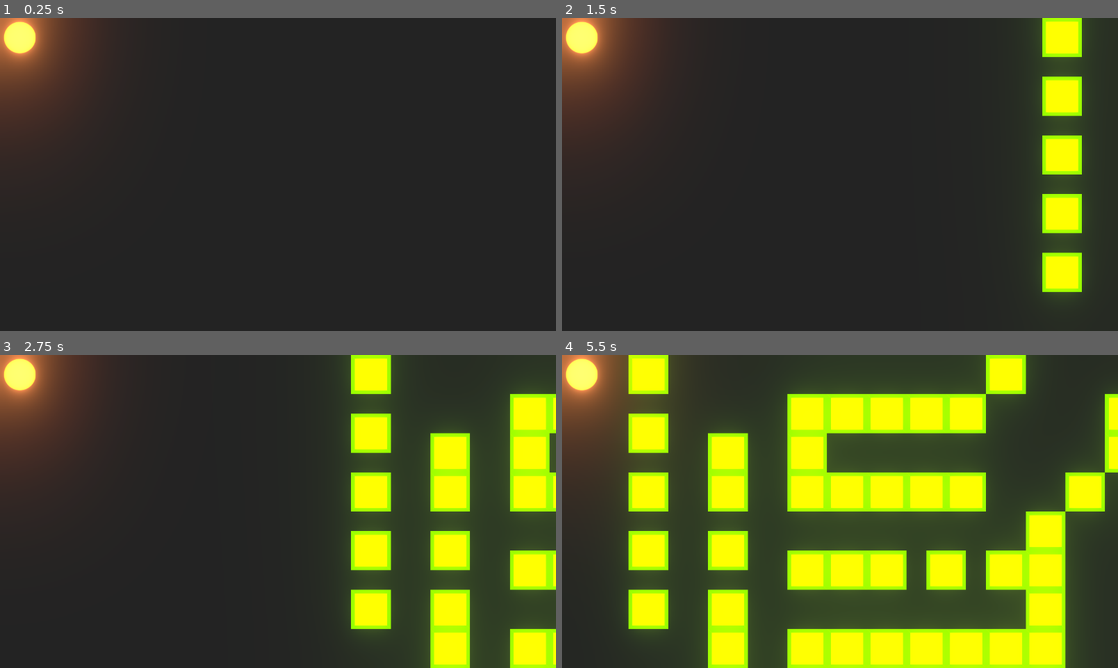
Above: before the commit, frames 1-4 (two rows, left to right).
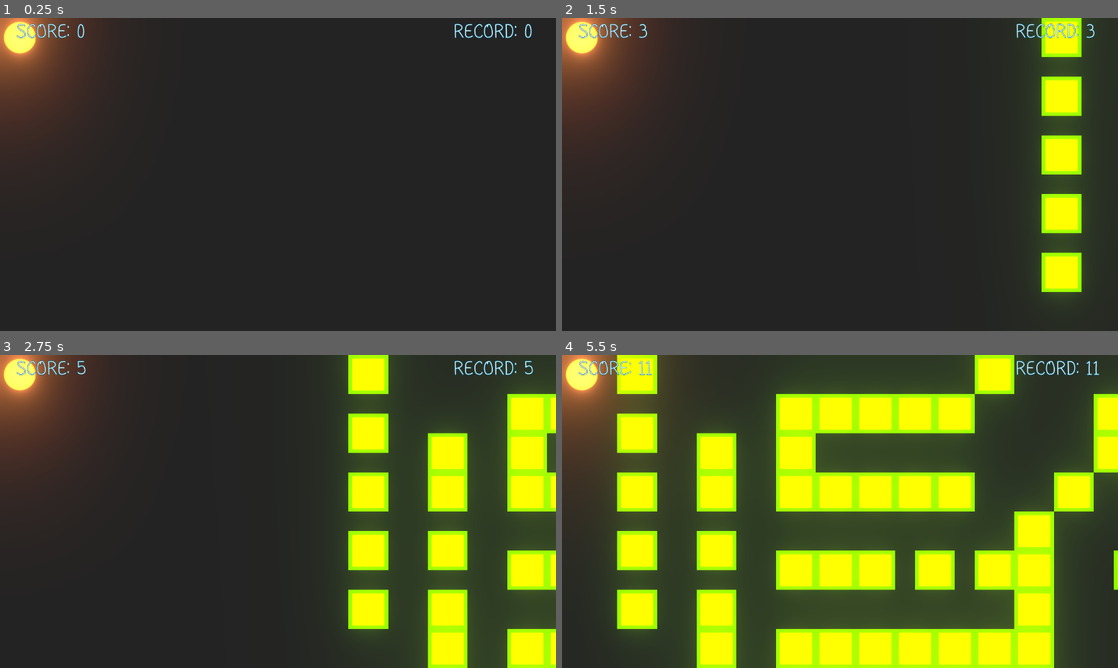
Above: after the commit, the same moments.

Repository: TheIcySpark/Think-Fast
Game: Godot game, scene res://juego/juego.tscn
Two runs of this game, one before a commit and one after it. Both use one fixed random seed, a clock stepped at 60 frames per second and the inputs below.
Inputs:
- Up to frame 1 (0.25 s): no input
- Up to frame 2 (1.5 s): no input
- Up to frame 3 (2.75 s): no input
- Up to frame 4 (5.5 s): no input

The runs differ from the first frame. In frame 1, 0.5% of the frame differs, in the area x 3-96%, y 1-7%; in frame 2, 0.8%; in frame 3, 4.0%; in frame 4, 20%, in the area x 3-100%, y 0-100%.

Commit message:
sistema de record, sistema de guardado de record y numero de partidas guardado

Diff:
--- /dev/null
+++ b/Menu/Menu.gd
@@ -0,0 +1,29 @@
+extends Control
+
+onready var estadisticas = $Estadisticas
+export var escenaJuego: String
+
+
+func _ready() -> void:
+	get_tree().paused = false
+	estadisticas.cargar_estadisticas()
+	$EstadisticasPopup/Contenedor/PartidasJugadas.text = \
+			"number of games played: " + str(estadisticas.datos["numero_partidas_jugadas"])
+	$EstadisticasPopup/Contenedor/Record.text = \
+			"Record: " + str(estadisticas.datos["record"])
+
+
+func _on_Jugar_button_down() -> void:
+	get_tree().change_scene(escenaJuego)
+
+
+func _on_Detalles_button_down() -> void:
+	$DetallesDialog.popup()
+
+
+func _on_Quitar_button_down() -> void:
+	get_tree().quit()
+
+
+func _on_Estadisticas_button_down() -> void:
+	$EstadisticasPopup.popup()
--- a/Menu/Menu.tscn
+++ b/Menu/Menu.tscn
@@ -1,9 +1,10 @@
-[gd_scene load_steps=7 format=2]
+[gd_scene load_steps=8 format=2]
 
+[ext_resource path="res://estadisticas/Estadisticas.tscn" type="PackedScene" id=1]
 [ext_resource path="res://recursosExternos/IniyaDisplay.otf" type="DynamicFontData" id=2]
-[ext_resource path="res://Menu/contenedor.gd" type="Script" id=3]
 [ext_resource path="res://wildJamRecursos/theme.png" type="Texture" id=4]
 [ext_resource path="res://wildJamRecursos/wilcard2.png" type="Texture" id=5]
+[ext_resource path="res://Menu/Menu.gd" type="Script" id=6]
 
 [sub_resource type="DynamicFont" id=1]
 size = 44
@@ -26,6 +27,7 @@
 margin_right = 656.0
 margin_bottom = 408.0
 theme = SubResource( 2 )
+script = ExtResource( 6 )
 __meta__ = {
 "_edit_use_anchors_": false
 }
@@ -39,14 +41,12 @@
 margin_top = -130.5
 margin_right = 84.5
 margin_bottom = 130.5
-script = ExtResource( 3 )
 __meta__ = {
 "_edit_use_anchors_": false
 }
-escenaJuego = "res://juego/Juego.tscn"
 
 [node name="Jugar" type="Button" parent="Contenedor"]
-margin_right = 169.0
+margin_right = 222.0
 margin_bottom = 49.0
 text = "Play"
 __meta__ = {
@@ -55,7 +55,7 @@
 
 [node name="Detalles" type="Button" parent="Contenedor"]
 margin_top = 53.0
-margin_right = 169.0
+margin_right = 222.0
 margin_bottom = 102.0
 text = "About"
 __meta__ = {
@@ -64,30 +64,77 @@
 
 [node name="Opciones" type="Button" parent="Contenedor"]
 margin_top = 106.0
-margin_right = 169.0
+margin_right = 222.0
 margin_bottom = 155.0
 text = "Options"
 __meta__ = {
 "_edit_use_anchors_": false
 }
 
+[node name="Estadisticas" type="Button" parent="Contenedor"]
+margin_top = 159.0
+margin_right = 222.0
+margin_bottom = 208.0
+text = "statistics"
+
 [node name="Creditos" type="Button" parent="Contenedor"]
-margin_top = 159.0
-margin_right = 169.0
-margin_bottom = 208.0
+margin_top = 212.0
+margin_right = 222.0
+margin_bottom = 261.0
 text = "Credits"
 __meta__ = {
 "_edit_use_anchors_": false
 }
 
 [node name="Quitar" type="Button" parent="Contenedor"]
-margin_top = 212.0
-margin_right = 169.0
-margin_bottom = 261.0
+margin_top = 265.0
+margin_right = 222.0
+margin_bottom = 314.0
 text = "Quit"
 __meta__ = {
 "_edit_use_anchors_": false
 }
+
+[node name="EstadisticasPopup" type="AcceptDialog" parent="."]
+visible = true
+anchor_left = 0.5
+anchor_top = 0.5
+anchor_right = 0.5
+anchor_bottom = 0.5
+margin_left = -384.0
+margin_top = -144.0
+margin_right = 384.0
+margin_bottom = 144.0
+window_title = ""
+dialog_text = "Staticstics
+"
+
+[node name="Contenedor" type="VBoxContainer" parent="EstadisticasPopup"]
+anchor_left = 0.5
+anchor_top = 0.5
+anchor_right = 0.5
+anchor_bottom = 0.5
+margin_left = -376.0
+margin_top = -63.0
+margin_right = 376.0
+margin_bottom = 63.0
+__meta__ = {
+"_edit_use_anchors_": false
+}
+
+[node name="Record" type="Label" parent="EstadisticasPopup/Contenedor"]
+margin_right = 752.0
+margin_bottom = 43.0
+text = "Record"
+__meta__ = {
+"_edit_use_anchors_": false
+}
+
+[node name="PartidasJugadas" type="Label" parent="EstadisticasPopup/Contenedor"]
+margin_top = 47.0
+margin_right = 752.0
+margin_bottom = 90.0
+text = "number of games played: "
 
 [node name="DetallesDialog" type="AcceptDialog" parent="."]
 anchor_left = 0.5
@@ -142,6 +189,9 @@
 margin_bottom = 300.0
 texture = ExtResource( 5 )
 stretch_mode = 4
-[connection signal="button_down" from="Contenedor/Jugar" to="Contenedor" method="_on_Jugar_button_down"]
-[connection signal="button_down" from="Contenedor/Detalles" to="Contenedor" method="_on_Detalles_button_down"]
-[connection signal="button_down" from="Contenedor/Quitar" to="Contenedor" method="_on_Quitar_button_down"]
+
+[node name="Estadisticas" parent="." instance=ExtResource( 1 )]
+[connection signal="button_down" from="Contenedor/Jugar" to="." method="_on_Jugar_button_down"]
+[connection signal="button_down" from="Contenedor/Detalles" to="." method="_on_Detalles_button_down"]
+[connection signal="button_down" from="Contenedor/Estadisticas" to="." method="_on_Estadisticas_button_down"]
+[connection signal="button_down" from="Contenedor/Quitar" to="." method="_on_Quitar_button_down"]
--- a/Menu/contenedor.gd
+++ /dev/null
@@ -1,16 +0,0 @@
-extends VBoxContainer
-
-onready var detallesDialog = get_parent().get_node("DetallesDialog")
-export var escenaJuego: String
-
-func _ready() -> void:
-	get_tree().paused = false
-
-func _on_Jugar_button_down() -> void:
-	get_tree().change_scene(escenaJuego)
-
-func _on_Detalles_button_down() -> void:
-	detallesDialog.popup()
-
-func _on_Quitar_button_down() -> void:
-	get_tree().quit()
--- /dev/null
+++ b/estadisticas/Estadisticas.gd
@@ -0,0 +1,29 @@
+extends Node
+export var score: NodePath
+
+var RUTA_GUARDADO_ESTADISTICAS = "user://estadisticas.dat"
+var datos = {"record": 0, "numero_partidas_jugadas": 0}
+
+
+func guardar_estadisticas() -> void:
+	cargar_estadisticas()
+	if int(get_node(score).text) > datos["record"]:
+		datos["record"] = int(get_node(score).text)
+	datos["numero_partidas_jugadas"] += 1
+	var archivo = File.new()
+	var error = archivo.open_encrypted_with_pass(
+			RUTA_GUARDADO_ESTADISTICAS, File.WRITE, "godot_wild_jam")
+	if error == OK:
+		archivo.store_var(datos)
+		archivo.close()
+
+
+
+func cargar_estadisticas():
+	var archivo = File.new()
+	if archivo.file_exists(RUTA_GUARDADO_ESTADISTICAS):
+		var error = archivo.open_encrypted_with_pass(
+				RUTA_GUARDADO_ESTADISTICAS, File.READ, "godot_wild_jam")
+		if error == OK:
+			datos = archivo.get_var()
+			archivo.close()
--- /dev/null
+++ b/estadisticas/Estadisticas.tscn
@@ -0,0 +1,6 @@
+[gd_scene load_steps=2 format=2]
+
+[ext_resource path="res://estadisticas/Estadisticas.gd" type="Script" id=1]
+
+[node name="Estadisticas" type="Node"]
+script = ExtResource( 1 )
--- a/generadorObstaculos/GeneradorObstaculos.tscn
+++ b/generadorObstaculos/GeneradorObstaculos.tscn
@@ -15,3 +15,8 @@
 patron4 = ExtResource( 5 )
 patron5 = ExtResource( 6 )
 velocidad = 250
+
+[node name="Timer" type="Timer" parent="."]
+wait_time = 0.5
+autostart = true
+[connection signal="timeout" from="Timer" to="." method="_on_Timer_timeout"]
--- a/generadorObstaculos/generadorObstaculos.gd
+++ b/generadorObstaculos/generadorObstaculos.gd
@@ -5,6 +5,7 @@
 export var patron4: PackedScene
 export var patron5: PackedScene
 export var velocidad: int
+
 
 var patrones: Array
 var patron_activo_a: int = -1
@@ -27,8 +28,6 @@
 	patrones[patron_activo_a].velocidad = 0
 	patron_activo_a = patron_activo_b
 	patron_activo_b = -1
-	velocidad += 10
-	patrones[patron_activo_a].velocidad = velocidad
 
 
 func activar_patron_obstaculos(indice: int) -> void:
@@ -59,3 +58,11 @@
 	add_child(patrones.back())
 	patrones.append(patron5.instance())
 	add_child(patrones.back())
+
+
+func _on_Timer_timeout() -> void:
+	velocidad += 1
+	if patron_activo_a != -1:
+		patrones[patron_activo_a].velocidad = velocidad
+	if patron_activo_b != -1:
+		patrones[patron_activo_b].velocidad = velocidad
--- a/juego/JuegoBase.gd
+++ b/juego/JuegoBase.gd
@@ -1,9 +1,21 @@
 extends Node2D
+onready var estadisticas = $Estadisticas
+
 
 func _ready() -> void:
 	get_tree().paused = false
+	estadisticas.cargar_estadisticas()
+	$Score/Control/Container2/Record.text = str(estadisticas.datos["record"])
+
+
+func finalizar_juego() -> void:
+	$Jugador/GameOver/UI.visible = true
+	$Camara/Animacion.play("sacudirCamara")
+	estadisticas.guardar_estadisticas()
+	get_tree().set_pause(true)
+
+
+
 
 func _on_Visibilidad_screen_exited() -> void:
-	$Jugador/GameOver/UI.visible = true
-	$Camara/Animacion.play("sacudirCamara")
-	get_tree().set_pause(true)
+	finalizar_juego()
--- a/juego/JuegoBase.tscn
+++ b/juego/JuegoBase.tscn
@@ -6,6 +6,8 @@
 [ext_resource path="res://camara/Camara.tscn" type="PackedScene" id=4]
 [ext_resource path="res://recursosInternos/Environment/Environment.tres" type="Environment" id=5]
 [ext_resource path="res://juego/JuegoBase.gd" type="Script" id=6]
+[ext_resource path="res://score/Score.tscn" type="PackedScene" id=7]
+[ext_resource path="res://estadisticas/Estadisticas.tscn" type="PackedScene" id=8]
 
 [sub_resource type="RectangleShape2D" id=1]
 extents = Vector2( 672, 18 )
@@ -57,6 +59,16 @@
 environment = ExtResource( 5 )
 
 [node name="Input" parent="." instance=ExtResource( 3 )]
+
+[node name="Score" parent="." instance=ExtResource( 7 )]
+
+[node name="Estadisticas" parent="." instance=ExtResource( 8 )]
+score = NodePath("../Score/Control/Container/Score")
 [connection signal="screen_exited" from="Jugador/Visibilidad" to="." method="_on_Visibilidad_screen_exited"]
+[connection signal="timeout" from="GeneradorObstaculos/Timer" to="Score" method="_on_Timer_timeout"]
 
 [editable path="Jugador"]
+
+[editable path="GeneradorObstaculos"]
+
+[editable path="Score"]
--- a/juego/juego.tscn
+++ b/juego/juego.tscn
@@ -17,3 +17,5 @@
 position = Vector2( 674, 785 )
 
 [editable path="Jugador"]
+
+[editable path="GeneradorObstaculos"]
--- /dev/null
+++ b/score/Score.gd
@@ -0,0 +1,7 @@
+extends CanvasLayer
+
+
+func _on_Timer_timeout() -> void:
+	$Control/Container/Score.text = str(int($Control/Container/Score.text) + 1)
+	if int($Control/Container/Score.text) > int($Control/Container2/Record.text):
+		$Control/Container2/Record.text = $Control/Container/Score.text
--- /dev/null
+++ b/score/Score.tscn
@@ -0,0 +1,67 @@
+[gd_scene load_steps=3 format=2]
+
+[ext_resource path="res://recursosInternos/Themes/letra.tres" type="Theme" id=1]
+[ext_resource path="res://score/Score.gd" type="Script" id=2]
+
+[node name="Score" type="CanvasLayer"]
+script = ExtResource( 2 )
+
+[node name="Control" type="Control" parent="."]
+anchor_left = 0.5
+anchor_right = 0.5
+margin_left = -20.0
+margin_right = 20.0
+margin_bottom = 20.0
+theme = ExtResource( 1 )
+__meta__ = {
+"_edit_use_anchors_": false
+}
+
+[node name="Container" type="HBoxContainer" parent="Control"]
+anchor_top = 0.5
+anchor_bottom = 0.5
+margin_left = -582.0
+margin_top = 1.0
+margin_right = -506.0
+margin_bottom = 21.5
+__meta__ = {
+"_edit_use_anchors_": false
+}
+
+[node name="Label" type="Label" parent="Control/Container"]
+margin_right = 134.0
+margin_bottom = 43.0
+text = "Score: "
+__meta__ = {
+"_edit_use_anchors_": false
+}
+
+[node name="Score" type="Label" parent="Control/Container"]
+margin_left = 138.0
+margin_right = 159.0
+margin_bottom = 43.0
+text = "0"
+
+[node name="Container2" type="HBoxContainer" parent="Control"]
+anchor_left = 1.0
+anchor_top = 0.5
+anchor_right = 1.0
+anchor_bottom = 0.5
+margin_left = 384.0
+margin_top = 1.0
+margin_right = -92.0
+margin_bottom = 21.5
+__meta__ = {
+"_edit_use_anchors_": false
+}
+
+[node name="Label2" type="Label" parent="Control/Container2"]
+margin_right = 158.0
+margin_bottom = 43.0
+text = "Record: "
+
+[node name="Record" type="Label" parent="Control/Container2"]
+margin_left = 162.0
+margin_right = 183.0
+margin_bottom = 43.0
+text = "0"
Not shown: 1 places in juego/JuegoBase.tscn that only renumber resources
